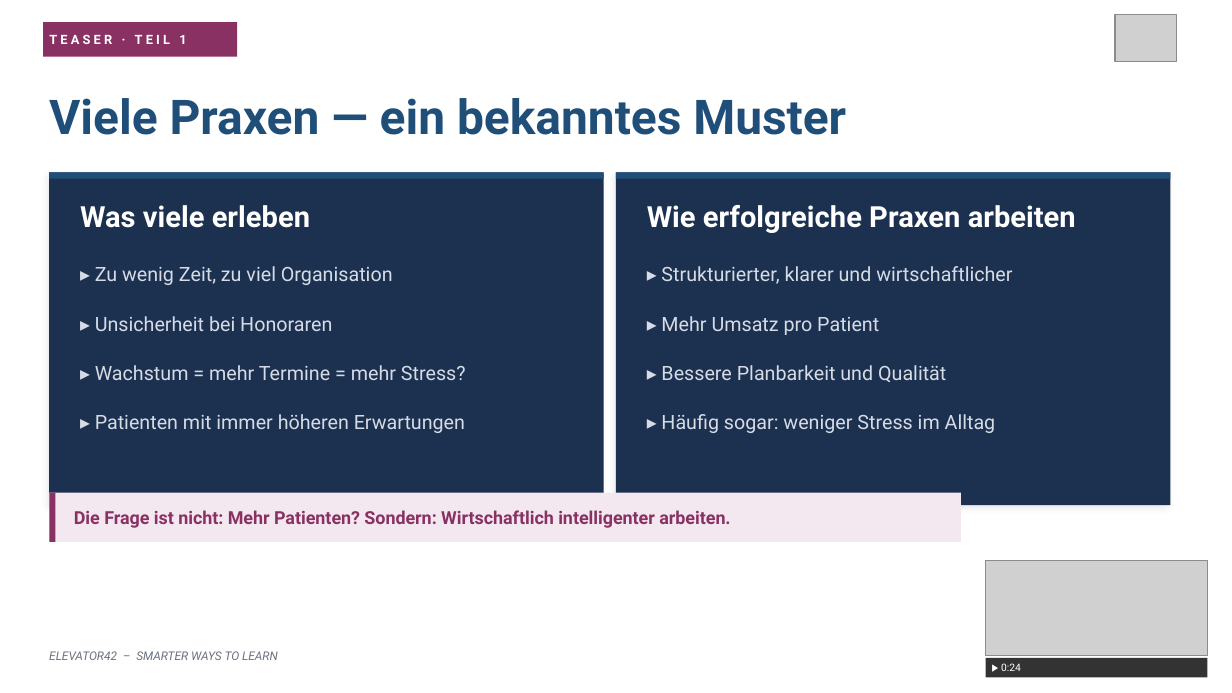
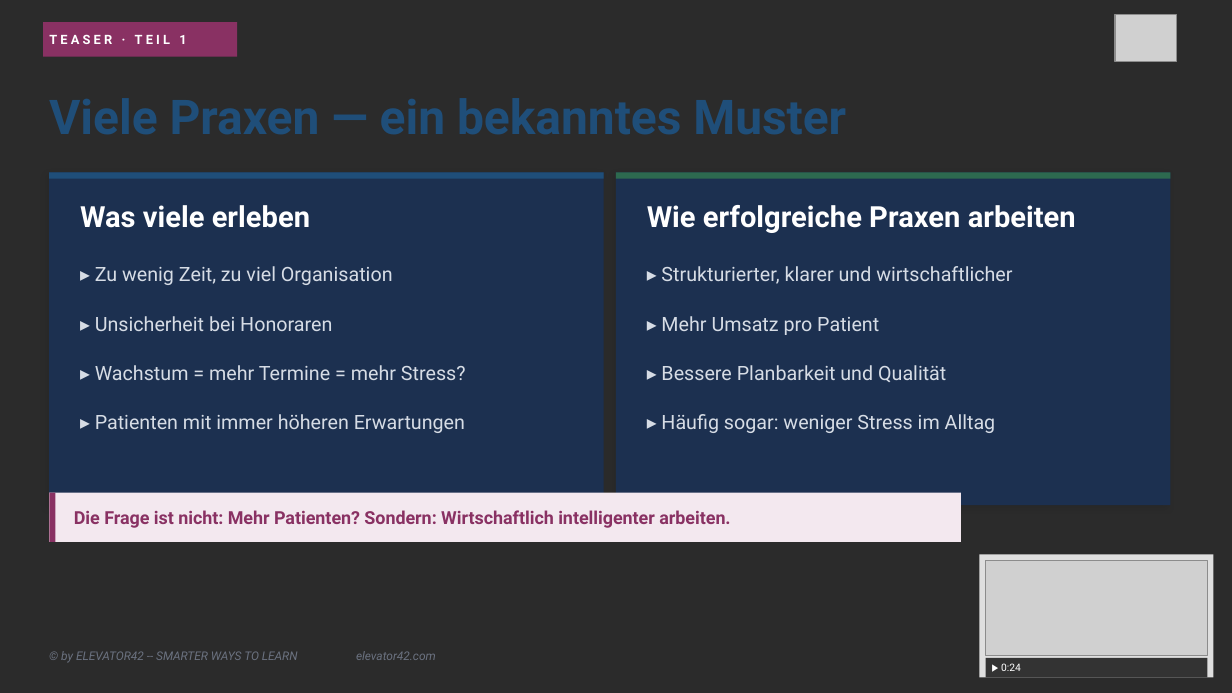
Before and after one commit to Dereinkommensberater/elevator42-kurs, a slide deck: slide 4 of praesentationen-pptx/Elevator42_ModulTeaser_Slides.pptx (slide 3 before the commit). Drawn at 1232x693 pixels with LibreOffice and Linux fonts; fonts in the diff are those of the drawing; grey boxes stand for pictures; background and template pictures are left out; a plain dark background stands for a picture behind light text. Boxes give left, top, right and bottom in pixels: in the first picture for what was removed or moved away, otherwise in the second. Text is boxed around its words. In the diff, an @@ line names an element or a change of style, - is before the commit and + after.

```diff
--- a/praesentationen-pptx/Elevator42_ModulTeaser_Slides.pptx
+++ b/praesentationen-pptx/Elevator42_ModulTeaser_Slides.pptx
@@ background #FFFFFF to picture (left out) @@
@@ rectangle at (616,172,1170,179): fill #1F4E79 to #2D6A4F @@
@@ text at (61,651,436,663): text changed @@
-ELEVATOR42 – SMARTER WAYS TO LEARN
+© by ELEVATOR42 -- SMARTER WAYS TO LEARN elevator42.com
```
Also in this commit, not shown: 5 other slides changed, 2 slides added, 1 slide removed, 1 other file.
